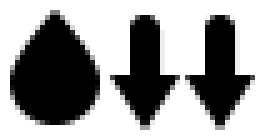
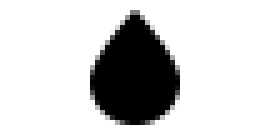
Before/after of a w=260, h=140 layered artwork. What changed in the layer stack:
added group "Trend 0" with 1 layers above "Trend 1" over 90, 10, 180, 125
added layer "Vector Smart Object" (1st of 17, in "Trend 0") in group "Trend 0" over 90, 10, 180, 125
hid group "Trend 7" (3 layers) over 10, 10, 255, 130
